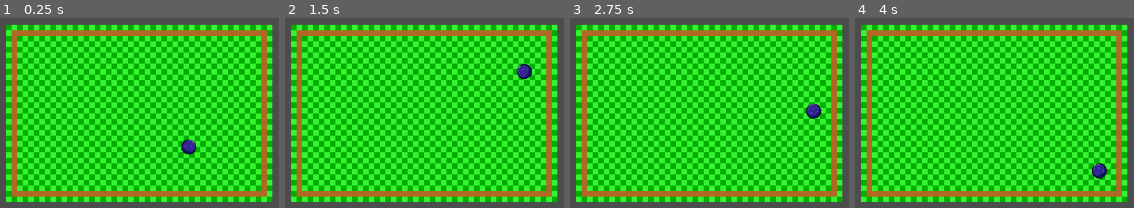
Above: before the commit, frames 1-4 (left to right).
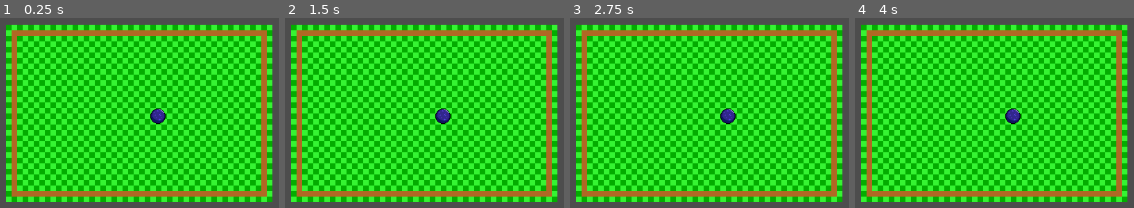
Above: after the commit, the same moments.

Repository: gkdjldgs/GOLFGAME
Game: Godot game, scene res://basescene.tscn
Two runs of this game, one before a commit and one after it. Both use one fixed random seed, a clock stepped at 60 frames per second and the inputs below.
Inputs (mouse positions are in pixels of both pictures, inside the frame that each line leads up to):
- Up to frame 1 (0.25 s): no input
- Up to frame 2 (1.5 s): tap Enter at 0.5 s; move the mouse to (547, 48) at 0.52 s; click (547, 48) at 0.67 s; tap Space at 1.25 s; move the mouse to (outside the picture) at 1.27 s; click (outside the picture) at 1.42 s
- Up to frame 3 (2.75 s): move the mouse to (outside the picture) at 2.02 s; click (outside the picture) at 2.17 s
- Up to frame 4 (4 s): tap Enter at 2.75 s; move the mouse to (902, 160) at 2.77 s; click (902, 160) at 2.92 s; move the mouse to (outside the picture) at 3.52 s; click (outside the picture) at 3.67 s

The runs differ from the first frame. In frame 1, 0.7% of the frame differs, in the area x 53-71%, y 47-73%; in frame 2, 0.7%; in frame 3, 0.7%; in frame 4, 0.7%, in the area x 53-91%, y 47-85%.

Commit message:
Ball Shooting
I've added the way to shoot the ball forwards like golf, and with the help of the comments on the yt vid I might make it shoot more like golf(right now its shooting where you drag it)

Diff:
--- a/basescene.gd
+++ b/basescene.gd
@@ -5,7 +5,7 @@
 @onready var _ball = $magicball
 
 func _ready():
-	_ball.apply_impulse(Vector2(200, 200))
+	pass
 
 func _process(delta):
 	pass
@@ -18,6 +18,7 @@
 				_is_mouse_down = true
 			else:
 				_is_mouse_down = false
+				_mouse_released()
 	if event is InputEventMouseMotion and _is_mouse_down:
 		mousepos = get_local_mouse_position()
 	else:
@@ -39,3 +40,17 @@
 		elif distance < 150:
 			color = Color.DARK_BLUE
 		draw_line(_ball.position, endline, color, 7)
+
+func _mouse_released():
+	if mousepos != null:
+		var endline = mousepos
+		var distance = _ball.position.distance_to(endline)
+
+		if distance > 100:
+			var direction = (endline - _ball.position).normalized()
+			endline = _ball.position + direction * 100
+
+		var forceX = (endline.x - _ball.position.x) * 4
+		var forceY = (endline.y - _ball.position.y) * 4
+
+		_ball.apply_impulse(Vector2(forceX, forceY))
